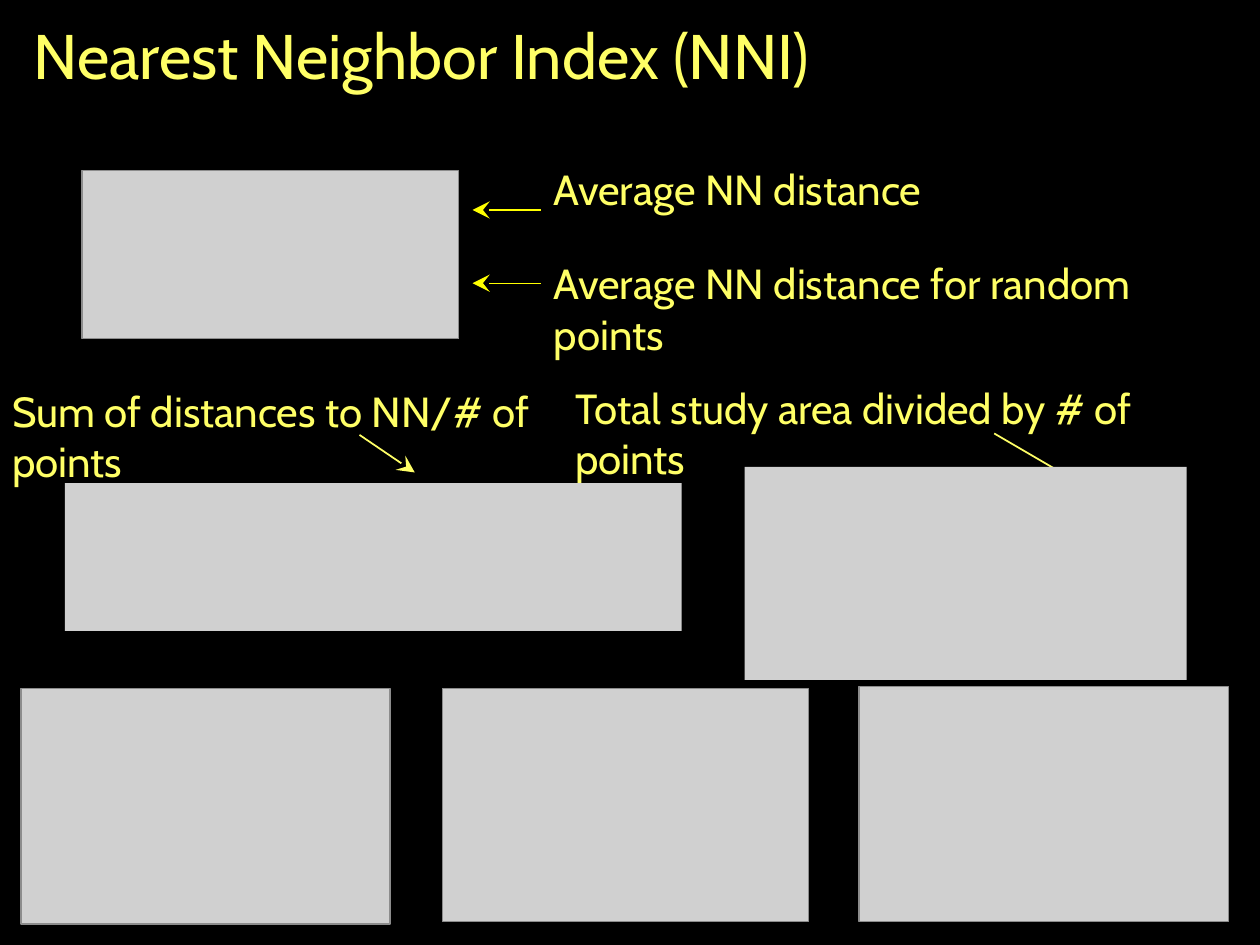
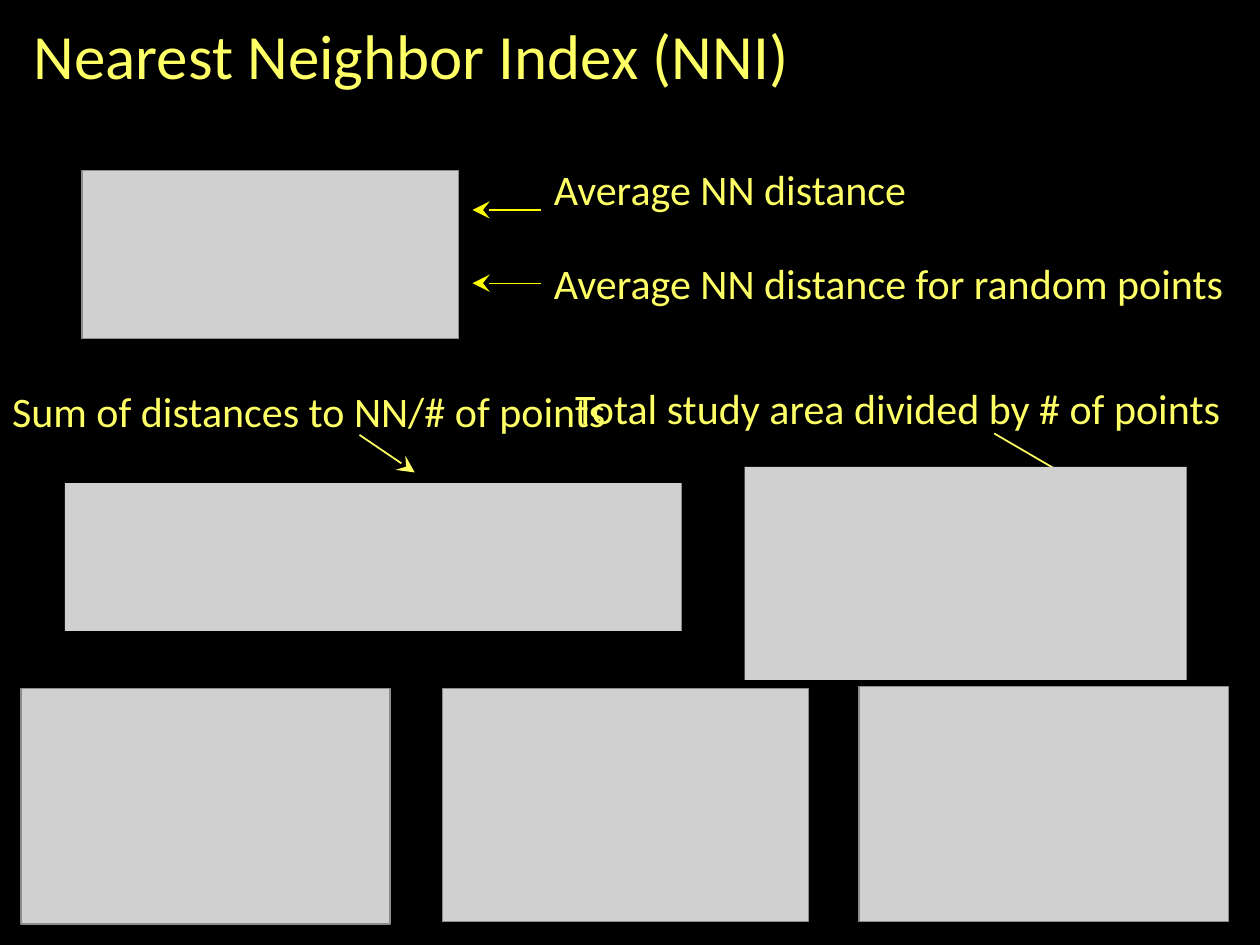
Before and after one commit to jshannon75/geog4300, a slide deck: slide 5 of Slides/Geog4300 Fa17 Lecture 6-1 Describing spatial data.pptx. Drawn at 1260x945 pixels with LibreOffice and Linux fonts; fonts in the diff are those of the drawing; grey boxes stand for pictures. Boxes give left, top, right and bottom in pixels: in the first picture for what was removed or moved away, otherwise in the second. Text is boxed around its words. In the diff, an @@ line names an element or a change of style, - is before the commit and + after.

```diff
--- a/Slides/Geog4300 Fa17 Lecture 6-1 Describing spatial data.pptx
+++ b/Slides/Geog4300 Fa17 Lecture 6-1 Describing spatial data.pptx
@@ font Cabin to Calibri in 5 elements at box(34, 33, 788, 90), box(554, 175, 906, 213), box(554, 269, 1223, 307), box(12, 397, 605, 437), box(575, 394, 1220, 435) @@
```
Also in this commit, not shown: 3 other slides changed, 8 other files.
